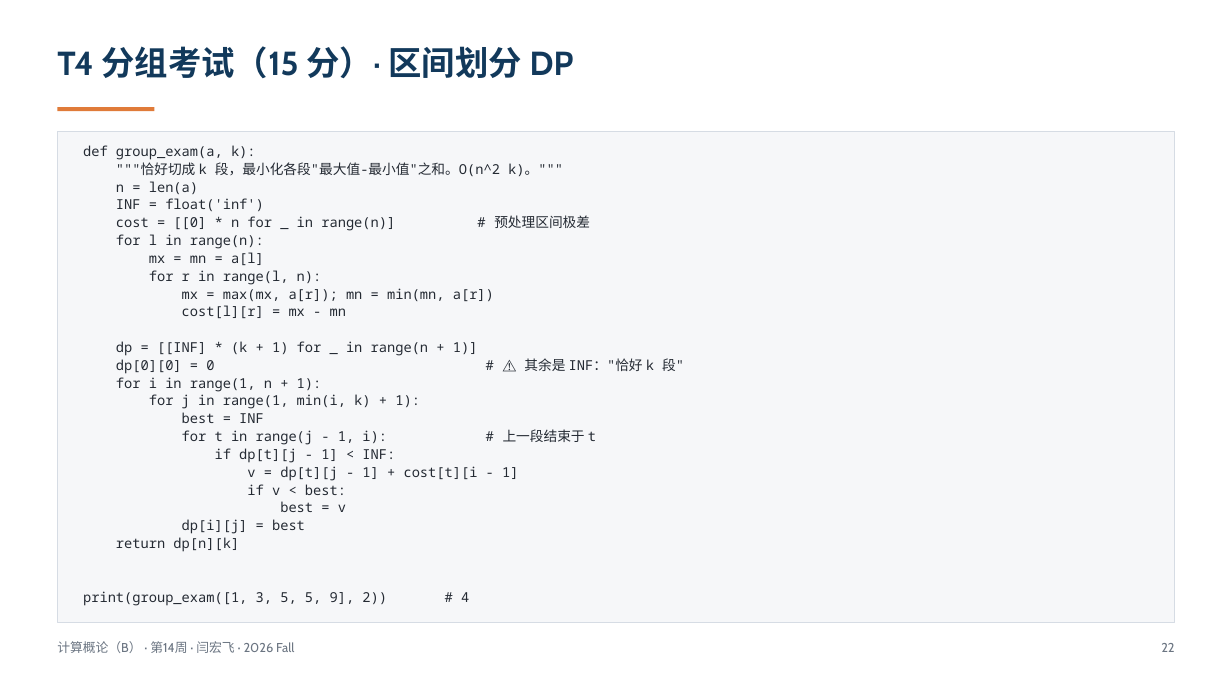
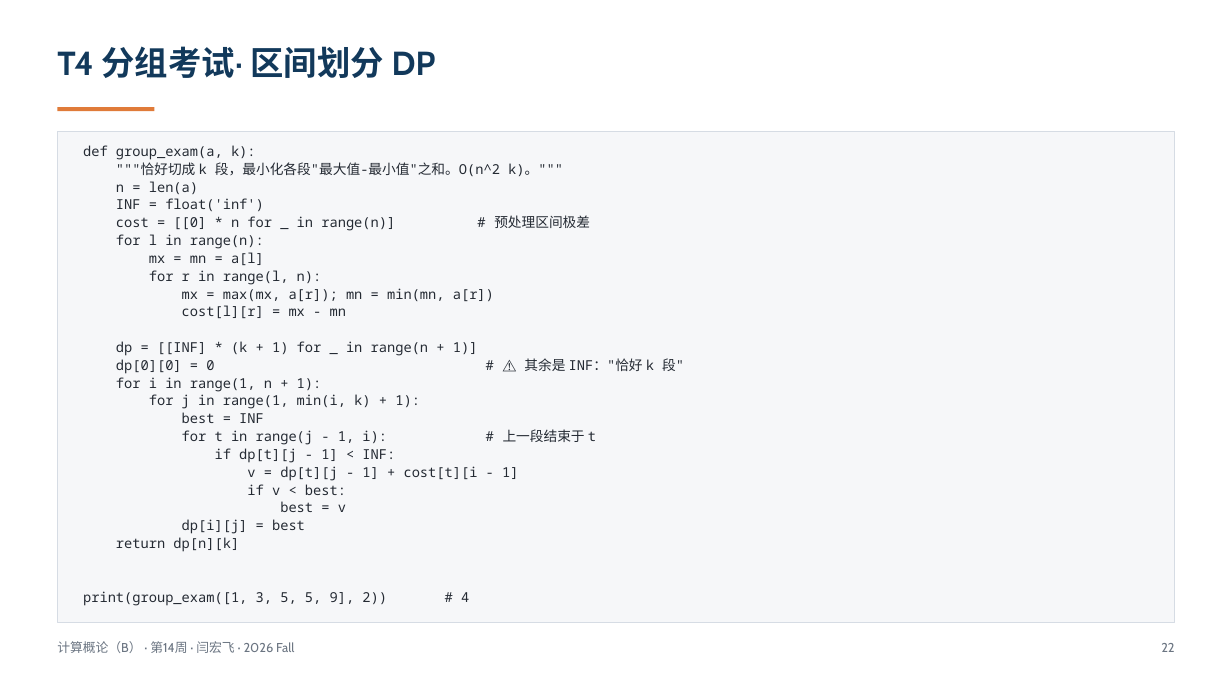
Before and after one commit to GMyhf/2026fall-cs101, a slide deck: slide 22 of courseware/202612_ADS_W14_AI_Literacy_Exam_Recap.pptx. Drawn at 1232x693 pixels with LibreOffice and Linux fonts; fonts in the diff are those of the drawing. Boxes give left, top, right and bottom in pixels: in the first picture for what was removed or moved away, otherwise in the second. Text is boxed around its words. In the diff, an @@ line names an element or a change of style, - is before the commit and + after.

```diff
--- a/courseware/202612_ADS_W14_AI_Literacy_Exam_Recap.pptx
+++ b/courseware/202612_ADS_W14_AI_Literacy_Exam_Recap.pptx
@@ text at (x1=57, y1=46, x2=436, y2=78): text changed @@
-T4 分组考试（15 分）· 区间划分 DP
+T4 分组考试· 区间划分 DP
```
Also in this commit, not shown: 6 other slides changed, 1 other file.
